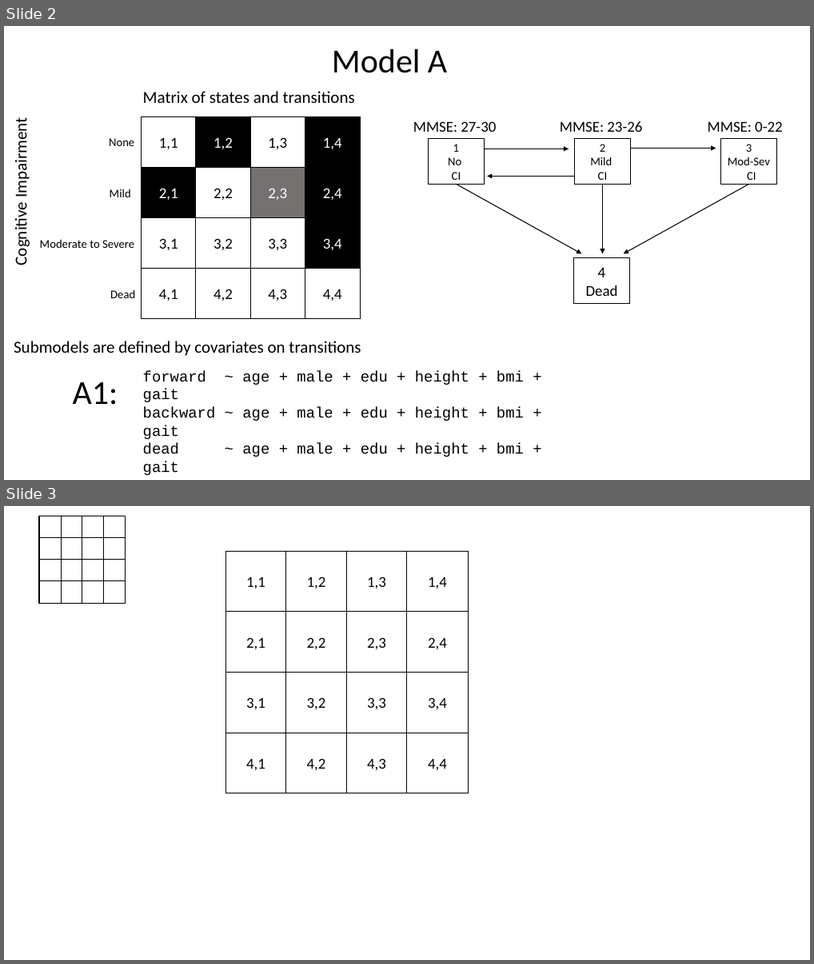
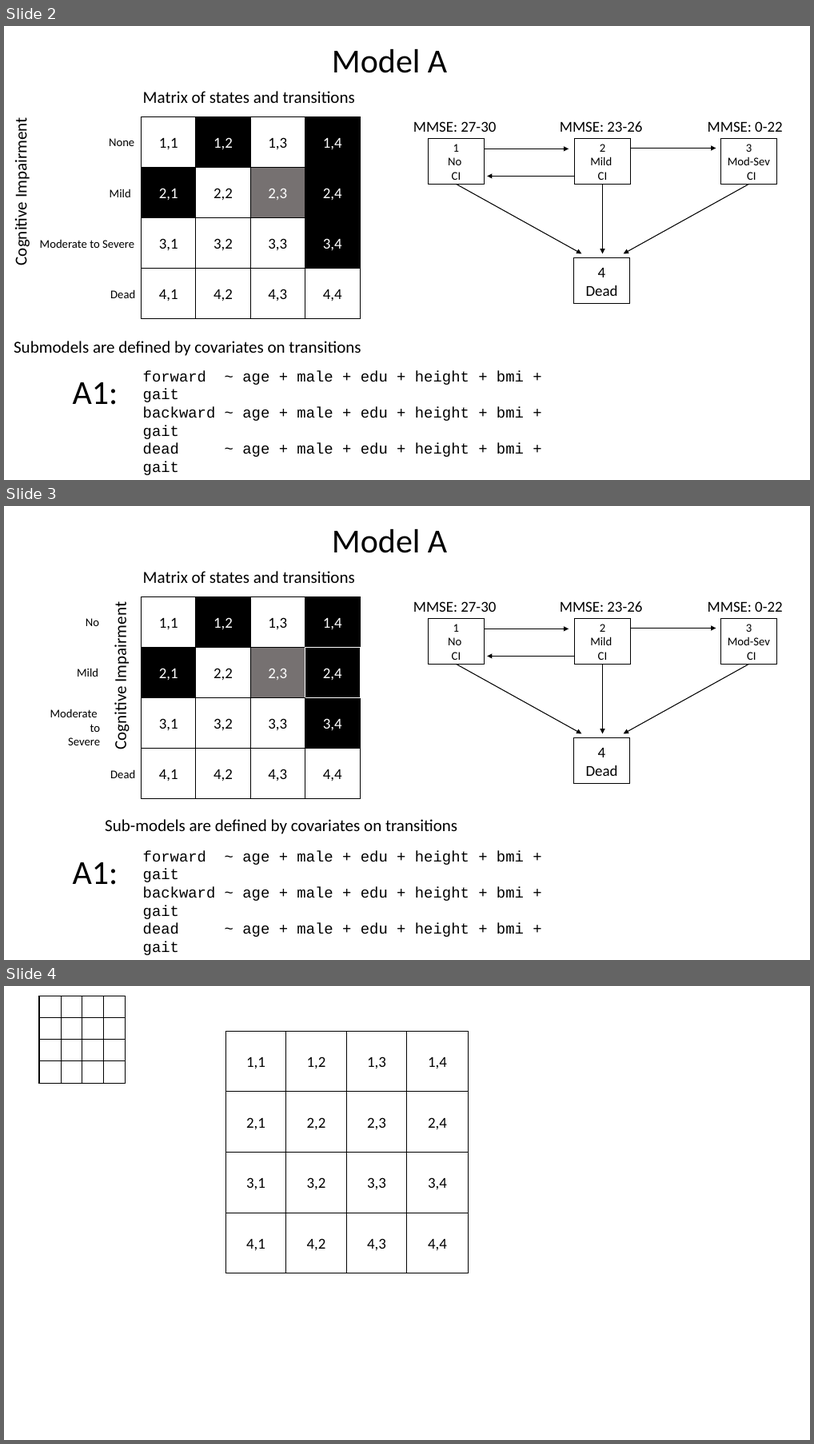
Before and after one commit to IALSA/ialsa-2018-amsterdam, a slide deck: libs/materials/ppt/image-support.pptx. Shown one above the other, each under a label of ours: slides 2 and 3 before the commit, slides 2, 3 and 4 after it. The pictures are 814x964 and 814x1444 pixels, drawn with LibreOffice and Linux fonts; fonts in the diff are those of the drawing. Boxes give left, top, right and bottom in pixels: in the first picture for what was removed or moved away, otherwise in the second. Text is boxed around its words. In the diff, an @@ line names an element or a change of style, - is before the commit and + after.

Commit message:
model visuals
use libs/materials/ppt/image-support.pptx to generate or adjust the visual representations of models and other images

This should really be called a B-tape

```diff
--- a/libs/materials/ppt/image-support.pptx
+++ b/libs/materials/ppt/image-support.pptx
@@ slide 3 added at (x1=4, y1=506, x2=810, y2=960), background #FFFFFF @@
@@ text added at (x1=332, y1=529, x2=447, y2=553), 40 pt, text #000000 @@
+Model A
@@ group added at (x1=50, y1=571, x2=360, y2=798): 16 rectangles, 6 texts @@
+3,4
+1,1
+1,2
+1,3
+1,4
+2,1
+2,2
+2,3
+2,4
+3,1
+3,2
+3,3
+4,1
+4,2
+4,3
+4,4
+Cognitive Impairment
+No
+Mild
+Moderate
+to
+Severe
+Dead
+Matrix of states and transitions
@@ group added at (x1=414, y1=601, x2=782, y2=784): 6 arrows, 4 rectangles, 3 texts @@
+1
+No
+CI
+2
+Mild
+CI
+3
+Mod-Sev CI
+4
+Dead
+MMSE: 27-30
+MMSE: 23-26
+MMSE: 0-22
@@ text added at (x1=105, y1=819, x2=458, y2=834), 20 pt, text #000000 @@
+Sub-models are defined by covariates on transitions
@@ text added at (x1=73, y1=862, x2=118, y2=884), 40 pt, text #000000 @@
+A1:
@@ text added at (x1=143, y1=850, x2=524, y2=955), 18 pt, text #000000 @@
+forward ~ age + male + edu + height + bmi + gait
+backward ~ age + male + edu + height + bmi + gait
+dead ~ age + male + edu + height + bmi + gait
@@ what was slide 3 is now slide 4 @@
```
Also in this commit, not shown: 5 other files.
